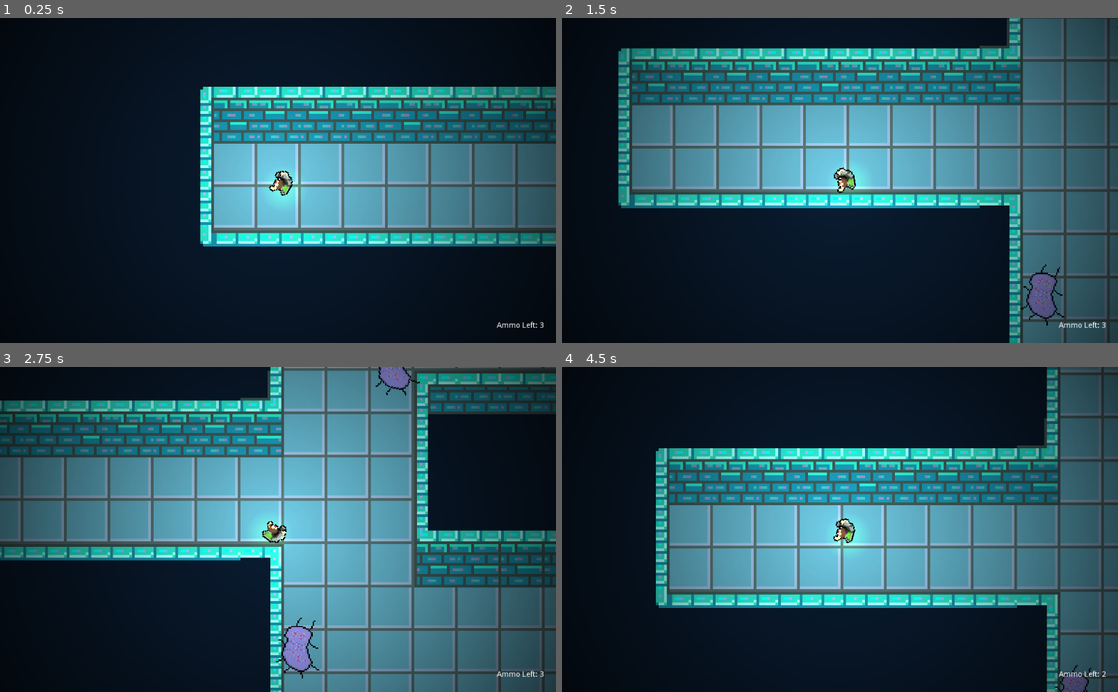
Above: before the commit, frames 1-4 (two rows, left to right).
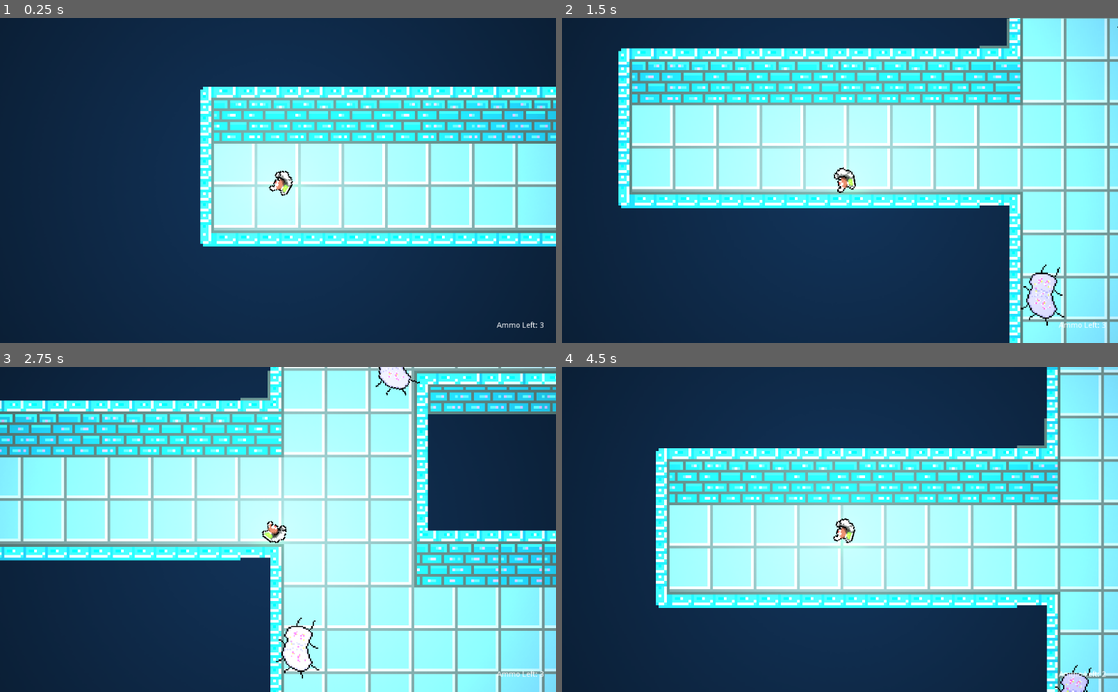
Above: after the commit, the same moments.

Repository: godofecht/Decomposition-Godofecht
Game: Godot game, scene res://World/World.tscn
Same seed, same stepped clock (60 frames per second), same inputs: the game is played once before the commit and once after it.
Inputs (mouse positions are in pixels of both pictures, inside the frame that each line leads up to):
- Up to frame 1 (0.25 s): no input
- Up to frame 2 (1.5 s): tap Enter at 0.5 s; move the mouse to (962, 164) at 0.52 s; hold Right 0.53-1.28 s; hold S (KEY_DOWN) 0.53-1.28 s; move the mouse to (728, 196) at 1.27 s; hold Down from 1.28 s (still down); tap A (KEY_LEFT) at 1.35 s
- Up to frame 3 (2.75 s): move the mouse to (333, 458) at 2.02 s; release Down at 2.03 s; hold Right from 2.03 s (still down); hold D (KEY_RIGHT) from 2.03 s (still down)
- Up to frame 4 (4.5 s): move the mouse to (812, 594) at 2.77 s; release Right at 2.78 s; release D (KEY_RIGHT) at 2.78 s; hold Up 2.78-3.53 s; tap W (KEY_UP) at 2.85 s; move the mouse to (1006, 578) at 3.52 s; hold Left from 3.53 s (still down); click (1006, 578) at 3.6 s; move the mouse to (673, 480) at 4.27 s; right-click (673, 480) at 4.35 s

The runs differ from the first frame. In frame 1, 100% of the frame differs, in the area x 0-100%, y 0-100%; in frame 2, 100%; in frame 3, 100%; in frame 4, 100%.

Commit message:
added more sfx

Diff:
--- a/Player/Player.gd
+++ b/Player/Player.gd
@@ -21,6 +21,7 @@
 onready var OnSuctionFinishSFX = $SuctionPowerDownSFX
 onready var OnCrystalPickuSFX = $CrystalPickupSFX
 onready var OutOfAmmoSFX = $OutOfAmmo
+onready var FootstepsSFX = $FootstepsSFX
 
 export(int) var ammo = 3
 export(int) var crystalsCollected = 0
@@ -63,9 +64,14 @@
 	rotation_degrees = rad2deg(get_angle_to(get_global_mouse_position()) + rotation) + 90
 
 	if input_vector != Vector2.ZERO:
+		if (!FootstepsSFX.playing):
+			FootstepsSFX.play()
+
 		direction_vector = input_vector
 		velocity = velocity.move_toward(input_vector * MAX_SPEED, ACCELERATION * delta)
 	else:
+		if (FootstepsSFX.playing):
+			FootstepsSFX.stop()
 		velocity = velocity.move_toward(Vector2.ZERO, FRICTION * delta)
 
 	if Input.is_action_just_pressed("PRIMARY"):
--- a/Player/Player.tscn
+++ b/Player/Player.tscn
@@ -9,6 +9,7 @@
 [ext_resource path="res://Shader/Rectangle 1.png" type="Texture" id=7]
 [ext_resource path="res://Player/SFX/Player - Crystal Pickup.ogg" type="AudioStream" id=8]
 [ext_resource path="res://Player/SFX/Player - Out of Ammo.ogg" type="AudioStream" id=9]
+[ext_resource path="res://Player/SFX/Player - Footsteps.ogg" type="AudioStream" id=10]
 
 [sub_resource type="Animation" id=1]
 resource_name = "Shooting"
@@ -219,5 +220,8 @@
 [node name="LightOccluder2D" type="LightOccluder2D" parent="."]
 visible = false
 occluder = SubResource( 16 )
+
+[node name="FootstepsSFX" type="AudioStreamPlayer" parent="."]
+stream = ExtResource( 10 )
 [connection signal="animation_finished" from="AnimationPlayer" to="." method="_on_AnimationPlayer_animation_finished"]
 [connection signal="body_entered" from="AbsorbArea" to="." method="_on_AbsorbArea_body_entered"]
--- a/World/World.tscn
+++ b/World/World.tscn
@@ -1,10 +1,12 @@
-[gd_scene load_steps=73 format=2]
+[gd_scene load_steps=75 format=2]
 
 [ext_resource path="res://Player/Player.tscn" type="PackedScene" id=1]
 [ext_resource path="res://World/Cell_wall.png" type="Texture" id=2]
 [ext_resource path="res://Shader/Rectangle 1.png" type="Texture" id=3]
+[ext_resource path="res://World/BackgroundSounds/Ambience 1.wav" type="AudioStream" id=4]
 [ext_resource path="res://Bacteria/Bacteria.tscn" type="PackedScene" id=5]
 [ext_resource path="res://World/World.gd" type="Script" id=6]
+[ext_resource path="res://World/BackgroundSounds/Music 1.wav" type="AudioStream" id=7]
 [ext_resource path="res://Crystal/Enemy - Drop Crystal.ogg" type="AudioStream" id=10]
 
 [sub_resource type="OccluderPolygon2D" id=49]
@@ -1257,7 +1259,7 @@
 collision_layer = 2
 collision_mask = 0
 format = 1
-tile_data = PoolIntArray( -262139, 62, 0, -262135, 15, 0, -2 …(6747 unchanged characters)… 79654, 19, 0, 1310719, 70, 0, 1245184, 25, 0, 1245185, 25, 0, 1245186, 25, 0, 1245187, 25, 0, 1245188, 25, 0, 1245189, 25, 0, 1245190, 66, 0, 1376255, 70, 0, 131 …(365 unchanged characters)…
+tile_data = PoolIntArray( -262139, 62, 0, -262135, 15, 0, -2 …(6747 unchanged characters)… 79654, 19, 0, 1310719, 70, 0, 1245184, 20, 0, 1245185, 53, 0, 1245186, 25, 0, 1245187, 25, 0, 1245188, 52, 0, 1245189, 20, 0, 1245190, 66, 0, 1376255, 70, 0, 131 …(365 unchanged characters)…
 
 [node name="CanvasLayer" type="CanvasLayer" parent="."]
 
@@ -1301,6 +1303,7 @@
 stream = ExtResource( 10 )
 
 [node name="CanvasModulate" type="CanvasModulate" parent="."]
+visible = false
 color = Color( 0, 0, 0, 1 )
 
 [node name="Enemy" parent="." instance=ExtResource( 5 )]
@@ -1320,4 +1323,12 @@
 
 [node name="Enemy6" parent="." instance=ExtResource( 5 )]
 position = Vector2( 209.75, 409.95 )
+
+[node name="MusicBG" type="AudioStreamPlayer" parent="."]
+stream = ExtResource( 7 )
+autoplay = true
+
+[node name="AmbienceBG" type="AudioStreamPlayer" parent="."]
+stream = ExtResource( 4 )
+autoplay = true
 [connection signal="AmmoChange" from="Player" to="." method="_on_Player_AmmoChange"]
Not shown: 1 places in Player/Player.tscn that only renumber resources
Not shown, added: Player/SFX/Player - Footsteps.ogg.import
Not shown, added: World/BackgroundSounds/Ambience 1.wav.import
Not shown, added: World/BackgroundSounds/Music 1.wav.import
Not shown, added: Player/SFX/Player - Footsteps.ogg
Not shown, added: World/BackgroundSounds/Ambience 1.wav
Not shown, added: World/BackgroundSounds/Music 1.wav
